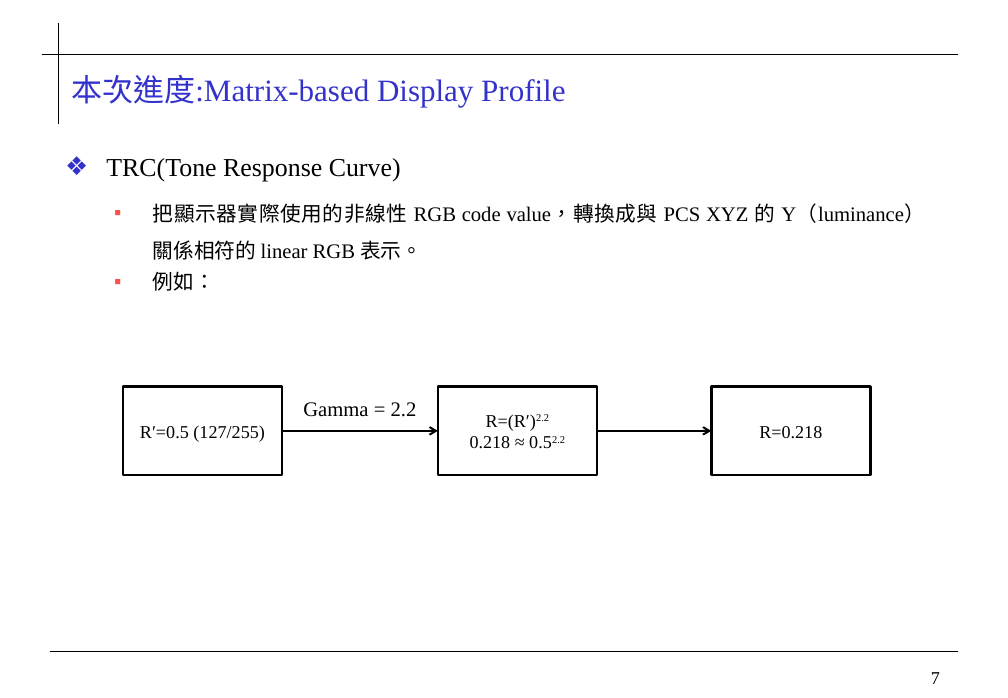
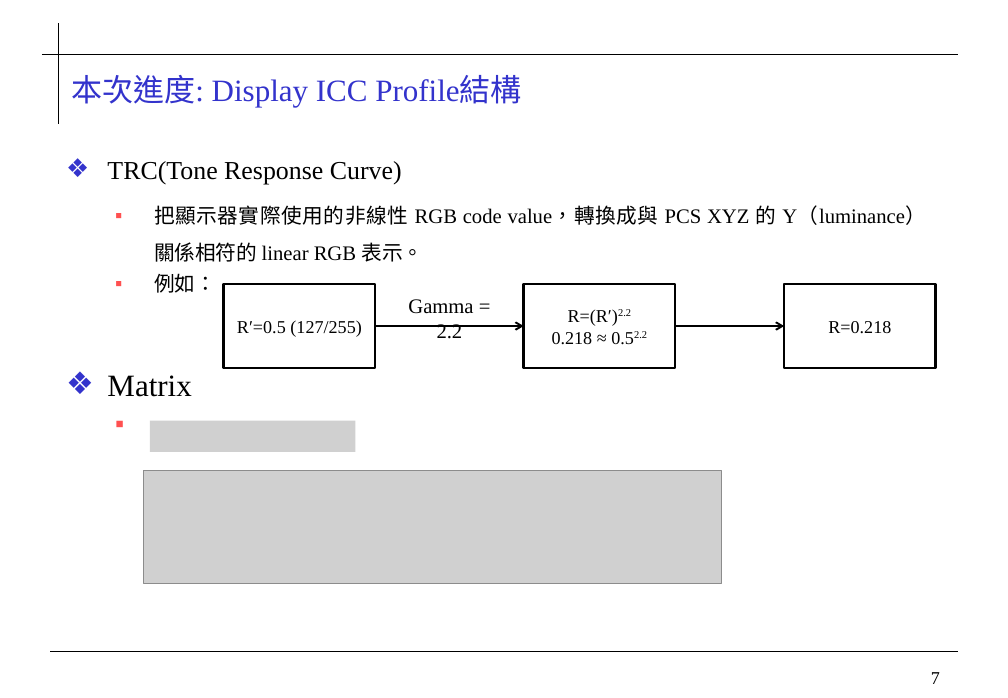
Before and after one commit to 0ilasis0/home, a slide deck: slide 7 of ICCPROFILE_0920.pptx. Drawn at 1008x698 pixels with LibreOffice and Linux fonts; fonts in the diff are those of the drawing; grey boxes stand for pictures; background and template pictures are left out. Boxes give left, top, right and bottom in pixels: in the first picture for what was removed or moved away, otherwise in the second. Text is boxed around its words. In the diff, an @@ line names an element or a change of style, - is before the commit and + after.

```diff
--- a/ICCPROFILE_0920.pptx
+++ b/ICCPROFILE_0920.pptx
@@ title at [71,75,522,107]: text changed @@
-本次進度:Matrix-based Display Profile
+本次進度: Display ICC Profile結構
@@ rectangle "R′=0.5 (127/255)": place and size @@
-rectangle "R′=0.5 (127/255)" at [123,387,282,476]
+rectangle "R′=0.5 (127/255)" at [223,284,375,368]
@@ text "Gamma = 2.2" rewrapped from [303,402,417,417] to [408,299,473,339] @@
@@ rectangle "R=(R′)2.2": place and size @@
-rectangle "R=(R′)2.2" at [438,387,598,476]
+rectangle "R=(R′)2.2" at [524,284,676,368]
@@ rectangle "R=0.218": place and size @@
-rectangle "R=0.218" at [711,387,870,476]
+rectangle "R=0.218" at [785,284,936,368]
@@ arrow moved from (282, 431) - (438, 431) to (375, 326) - (524, 326) @@
@@ arrow moved from (597, 431) - (711, 431) to (676, 326) - (785, 326) @@
@@ text at [107,375,191,397]: paragraph added @@
+❖ Matrix
@@ picture added at [150,421,356,452] @@
@@ picture added at [144,471,722,584] @@
```
Also in this commit, not shown: 9 other slides changed, 2 slides removed.
